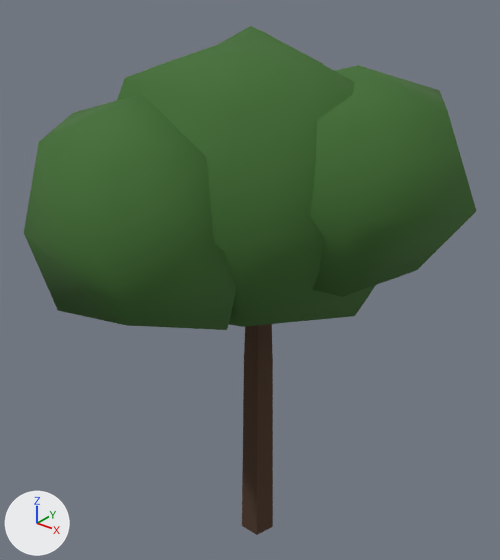
Two versions of the glTF model godot/assets/parts/树_08.glb, one commit apart.
Before and after are seen from a 50 mm lens placed at (4.79, -6.16, 7.82), pointed at (-0.15, 0.0, 4.0). The lights are fixed; the arrows at lower left show +X, +Y and +Z. The older version comes first.

Objects in the first picture: '树_08'.
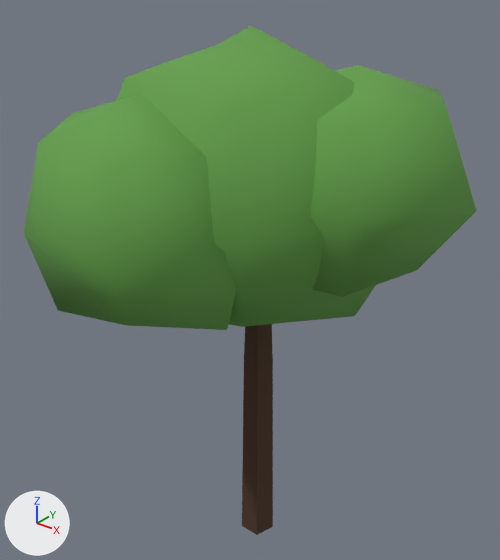
Changed parts and their boxes [x1, y1, x2, y2] in the pictures (500 x 560 px):
'树_08', recoloured (dark green to green)
    both: [24, 26, 476, 330]

The edits, one by one:
Material 'leaf_mid' (mat_leaf_mid) changes colour from dark green #3e6c2e to green #629e48; in linear values from (0.0482, 0.15, 0.0273) to (0.122, 0.342, 0.0648).
